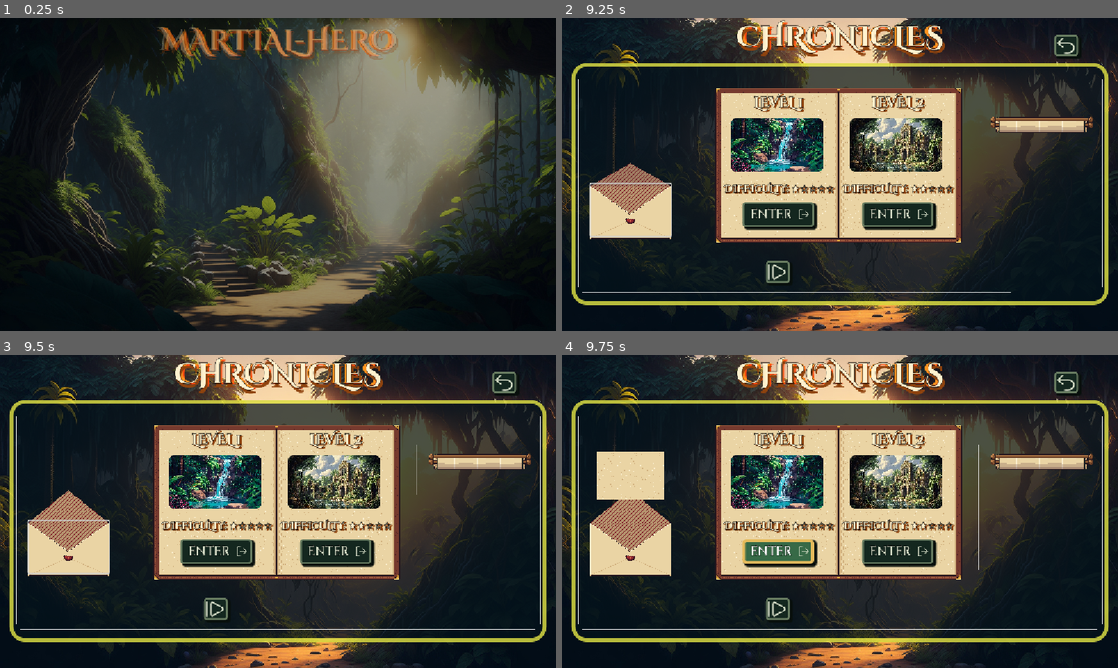
Above: before the commit, frames 1-4 (two rows, left to right).
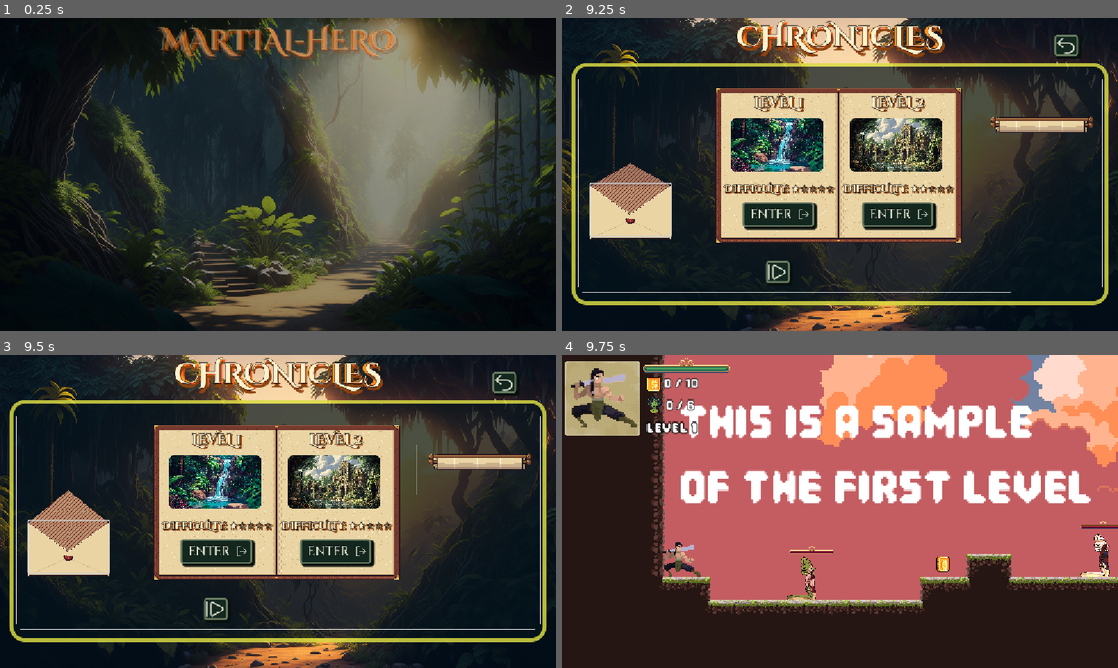
Above: after the commit, the same moments.

Repository: ALI-Yah1a/Martial-Hero
Game: Godot game, scene res://scenes/main_menu.tscn
The game is run twice, just before and just after one commit, with the same random seed, the same clock (stepped at 60 frames per second) and the same inputs. Sound files missing from this copy of the repository are replaced by a short silence.
Inputs (mouse positions are in pixels of both pictures, inside the frame that each line leads up to):
- Up to frame 1 (0.25 s): no input
- Up to frame 2 (9.25 s): tap Enter at 0.5 s; move the mouse to (962, 158) at 0.52 s; press the mouse at (962, 158) at 0.53 s; hold Right (run_right) 0.53-1.25 s; tap Space (jump) at 0.77, 2.27, 5.27, 6.02, 6.77, 8.27, 9.02 s; release the mouse at (962, 158) at 1.25 s; click "NEW ADVENTURE" at 1.25 s; move the mouse to (728, 190) at 2.02 s; hold Right (run_right) 2.03-2.75 s; right-click (728, 190) at 2.1 s; click (1067, 46) at 2.75 s; move the mouse to (895, 105) at 3.52 s; hold Left (run_left) 3.53-4.25 s; hold E (attack_3) 3.53-4.25 s; click "NEW ADVENTURE" at 4.25 s; move the mouse to (812, 237) at 5.02 s; hold Right (run_right) 5.03-6.53 s; tap Alt at 5.1, 8.85 s; click (812, 237) at 5.17 s; move the mouse to (1006, 221) at 5.77 s; tap Shift at 5.85 s; move the mouse to (673, 127) at 6.52 s; hold Left (run_left) 6.53-7.28 s; click (673, 127) at 6.6 s; move the mouse to (867, 174) at 7.27 s; hold Right (run_right) 7.28-8.03 s; hold Right mouse button (attack_2) 7.28-8.03 s; click (867, 174) at 7.42 s; move the mouse to (756, 96) at 8.02 s; hold Left (run_left) from 8.03 s (still down); tap E (attack_3) at 8.1 s; move the mouse to (962, 158) at 8.77 s
- Up to frame 3 (9.5 s): keep holding Left (run_left)
- Up to frame 4 (9.75 s): release Left (run_left) at 9.5 s; click "ENTER" at 9.5 s

Frames 1-3 are identical in both runs. In frame 4, 92% of the frame differs, in the area x 0-100%, y 0-100%.

Commit message:
fixing some merging issues

Diff:
--- a/Scenes/level_1.tscn
+++ b/Scenes/level_1.tscn
@@ -631,7 +631,7 @@
 position = Vector2(49, 1000.00006)
 
 [node name="Camera2D" type="Camera2D" parent="Player" unique_id=1185019179]
-zoom = Vector2(2.5, 2.5)
+zoom = Vector2(1.5, 1.5)
 limit_left = -110
 limit_top = -50
 limit_right = 2000
--- a/Scenes/level_ui.tscn
+++ b/Scenes/level_ui.tscn
@@ -68,7 +68,7 @@
 offset_top = -22.000004
 offset_right = 18.0
 offset_bottom = 17.999996
-scale = Vector2(1.4, 1.4)
+scale = Vector2(0.84, 0.84)
 
 [node name="PlayerStats" type="HBoxContainer" parent="HUD" unique_id=460630330]
 layout_mode = 0
@@ -189,7 +189,7 @@
 offset_bottom = 300.0
 grow_horizontal = 2
 grow_vertical = 2
-scale = Vector2(1.3, 1.3)
+scale = Vector2(0.8, 0.8)
 pivot_offset = Vector2(302, 302)
 texture = SubResource("AtlasTexture_fjexk")
 
@@ -283,7 +283,7 @@
 offset_bottom = 300.0
 grow_horizontal = 2
 grow_vertical = 2
-scale = Vector2(1.3, 1.3)
+scale = Vector2(0.78, 0.78)
 pivot_offset = Vector2(302, 302)
 texture = SubResource("AtlasTexture_fjexk")
 
--- a/Scripts/level_ui.gd
+++ b/Scripts/level_ui.gd
@@ -60,9 +60,9 @@
 
 func _on_main_menu_button_pressed() -> void:
 	get_tree().paused = false
-	get_tree().change_scene_to_file("")
+	get_tree().change_scene_to_file("res://Scenes/main_menu.tscn")
 
 func _on_next_level_button_pressed() -> void:
 	get_tree().paused = false
 	if next_level_path != "":
-		get_tree().change_scene_to_file(next_level_path)
+		get_tree().change_scene_to_file("res://Scenes/main_menu.tscn")
--- a/scenes/levels.tscn
+++ b/scenes/levels.tscn
@@ -2451,3 +2451,4 @@
 offset_bottom = 187.0
 
 [connection signal="pressed" from="Levels\'Panel/backtomainbutton" to="." method="_on_backtomainbutton_pressed"]
+[connection signal="pressed" from="Levels\'Panel/Pages/Page1/Enter1Button" to="." method="_on_enter_1_button_pressed"]
--- a/scenes/main_menu.tscn
+++ b/scenes/main_menu.tscn
@@ -1974,7 +1974,7 @@
 theme_override_styles/pressed = SubResource("StyleBoxFlat_8ln24")
 theme_override_styles/hover = SubResource("StyleBoxFlat_wu84c")
 theme_override_styles/focus = SubResource("StyleBoxFlat_rtw2f")
-text = " EXITS      "
+text = " EXIT      "
 autowrap_mode = 3
 script = ExtResource("5_jk1qb")
 
--- a/scripts/levels.gd
+++ b/scripts/levels.gd
@@ -453,3 +453,7 @@
 
 func _on_backtomainbutton_pressed() -> void:
 	get_tree().change_scene_to_file("res://scenes/main_menu.tscn")
+
+
+func _on_enter_1_button_pressed() -> void:
+	get_tree().change_scene_to_file("res://Scenes/level_1.tscn")
Not shown, added: Scripts/button.gd.uid
Not shown, added: Scripts/button123.gd.uid
Not shown, added: Scripts/button_2.gd.uid
Renamed: Scenes/credits.gd -> Scripts/credits.gd
Renamed: Scenes/credits.gd.uid -> Scripts/credits.gd.uid
Not shown, added: Scripts/distant layer.gdshader.uid
Not shown, added: Scripts/levels.gd.uid
Not shown, added: Scripts/main_menu.gdshader.uid
Not shown, added: Scripts/middle layer.gdshader.uid
Not shown, added: Scripts/new_adv_button.gd.uid
Not shown, added: Scripts/settings.gd.uid
Not shown: 1 places in scenes/levels.tscn that only renumber resources
